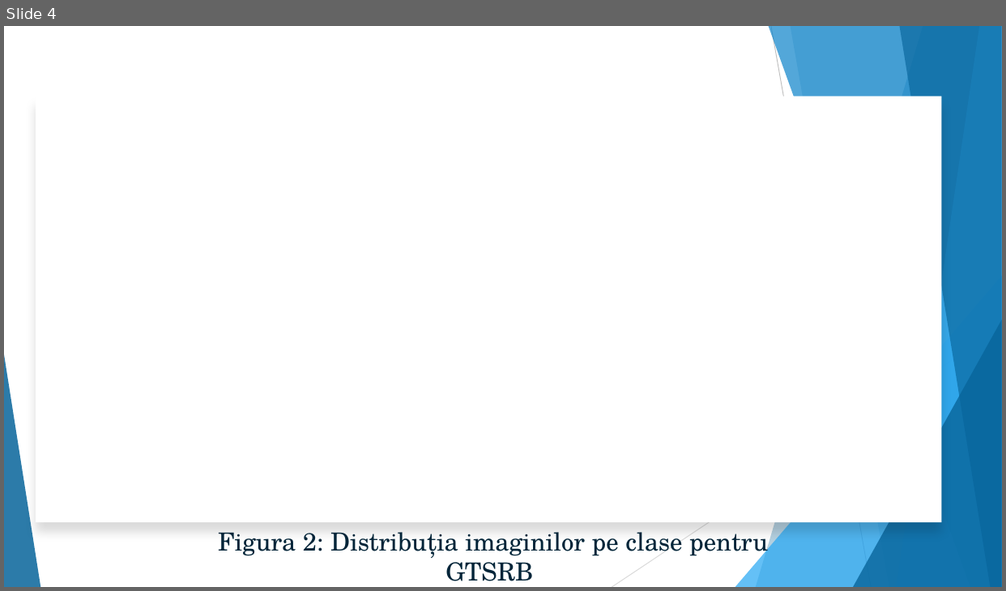
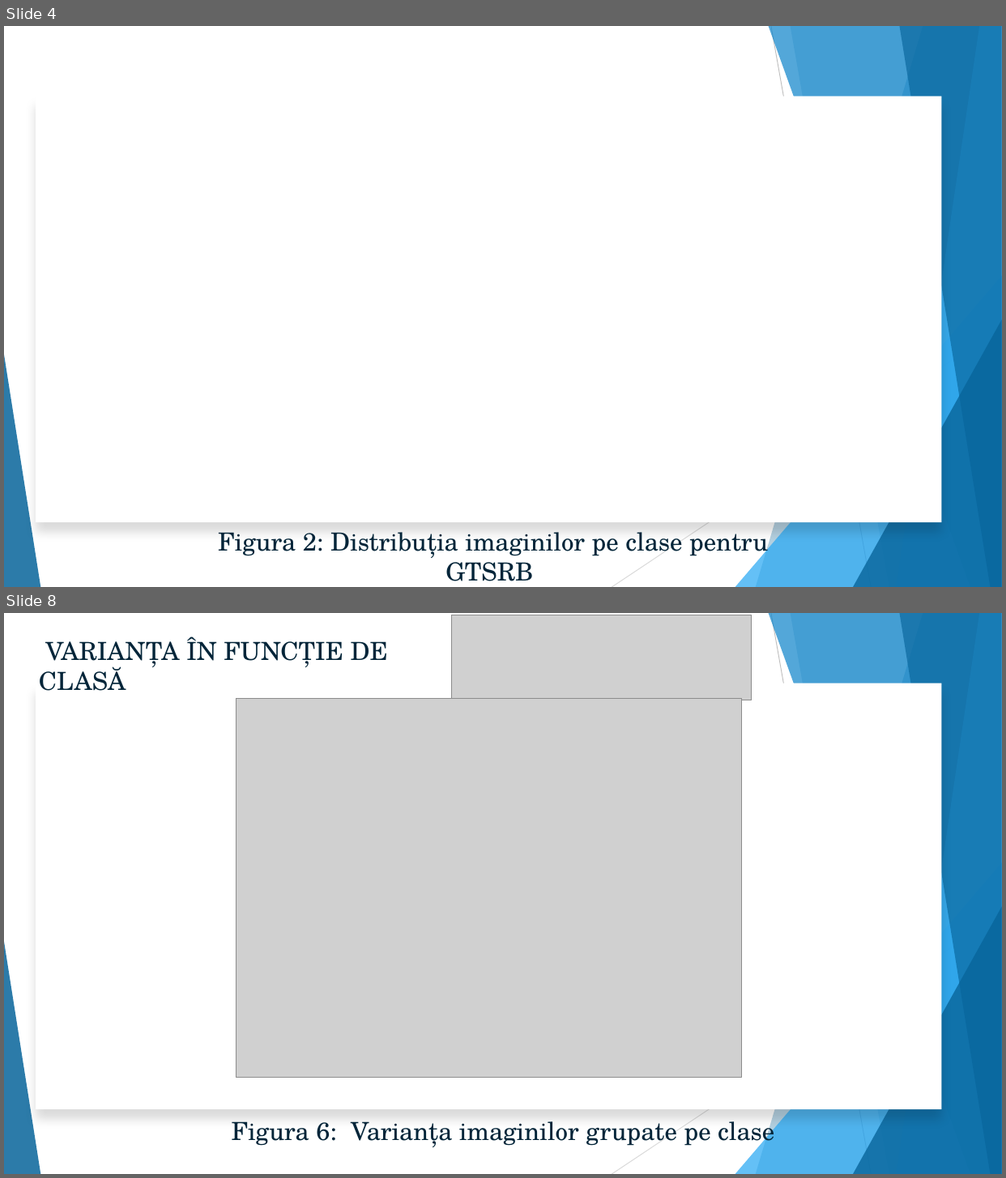
Before and after one commit to EnricoGaraiman/cppsms, a slide deck: article/GARAIMAN_ENRICO_&_MARIN_ALEXANDRA.pptx. Shown one above the other, each under a label of ours: slide 4 before the commit, slides 4 and 8 after it; the slides between them are not shown. The pictures are 1006x591 and 1006x1178 pixels, drawn with LibreOffice and Linux fonts; fonts in the diff are those of the drawing; grey boxes stand for pictures; background and template pictures are left out. Boxes give left, top, right and bottom in pixels: in the first picture for what was removed or moved away, otherwise in the second. Text is boxed around its words. In the diff, an @@ line names an element or a change of style, - is before the commit and + after.

```diff
--- a/article/GARAIMAN_ENRICO_&_MARIN_ALEXANDRA.pptx
+++ b/article/GARAIMAN_ENRICO_&_MARIN_ALEXANDRA.pptx
@@ slide 8 added at (x1=4, y1=613, x2=1002, y2=1174), background #FFFFFF; not listed: 10 template elements that a slide beside it also shows @@
@@ text added at (x1=39, y1=636, x2=388, y2=691), 24 pt, text #032539 @@
+VARIANȚA ÎN FUNCȚIE DE CLASĂ
@@ picture added at (x1=452, y1=615, x2=751, y2=700) @@
@@ rectangle added at (x1=36, y1=683, x2=941, y2=1110), fill #FFFFFF @@
@@ picture added at (x1=236, y1=698, x2=741, y2=1077) @@
@@ text added at (x1=232, y1=1116, x2=774, y2=1148), 24 pt, text #032539 @@
+Figura 6: Varianța imaginilor grupate pe clase
```
Also in this commit, not shown: 1 slide changed, 3 other slides added.
